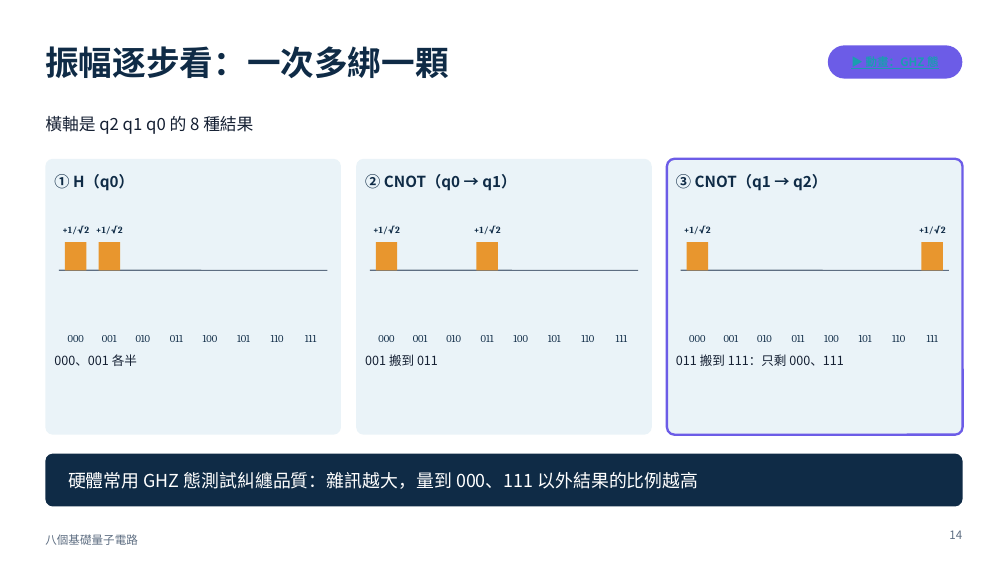
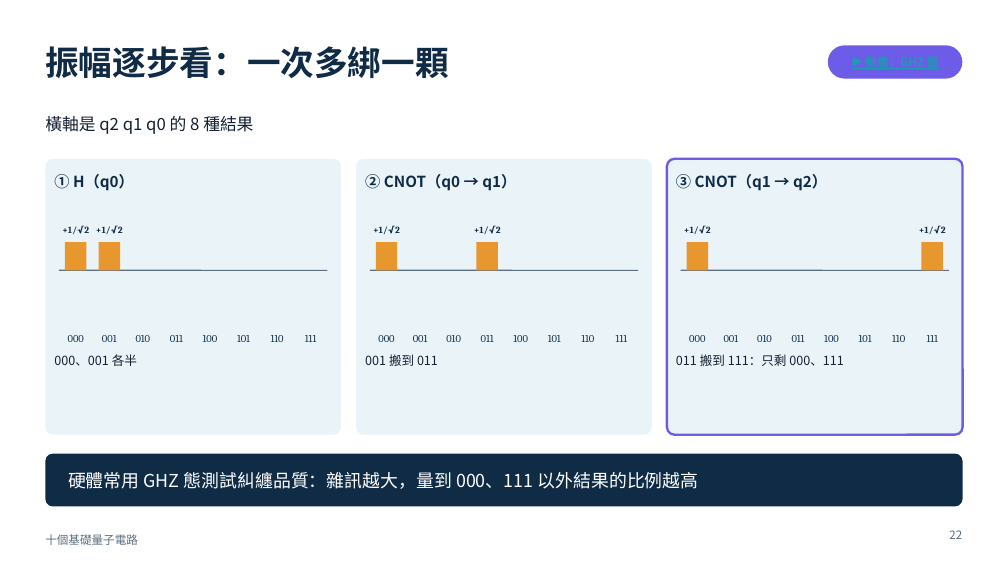
Before and after one commit to pcpcchen-coder/QuantumComputing, a slide deck: slide 22 of slides/output/basic-circuits.pptx (slide 14 before the commit). Drawn at 1008x567 pixels with LibreOffice and Linux fonts; fonts in the diff are those of the drawing. Boxes give left, top, right and bottom in pixels: in the first picture for what was removed or moved away, otherwise in the second. Text is boxed around its words. In the diff, an @@ line names an element or a change of style, - is before the commit and + after.

```diff
--- a/slides/output/basic-circuits.pptx
+++ b/slides/output/basic-circuits.pptx
@@ text at bbox=[45, 534, 138, 545]: text changed @@
-八個基礎量子電路
+十個基礎量子電路
@@ page number at bbox=[949, 530, 962, 539]: text changed @@
-14
+22
```
Also in this commit, not shown: 31 other slides changed, 16 slides added, 21 other files.
